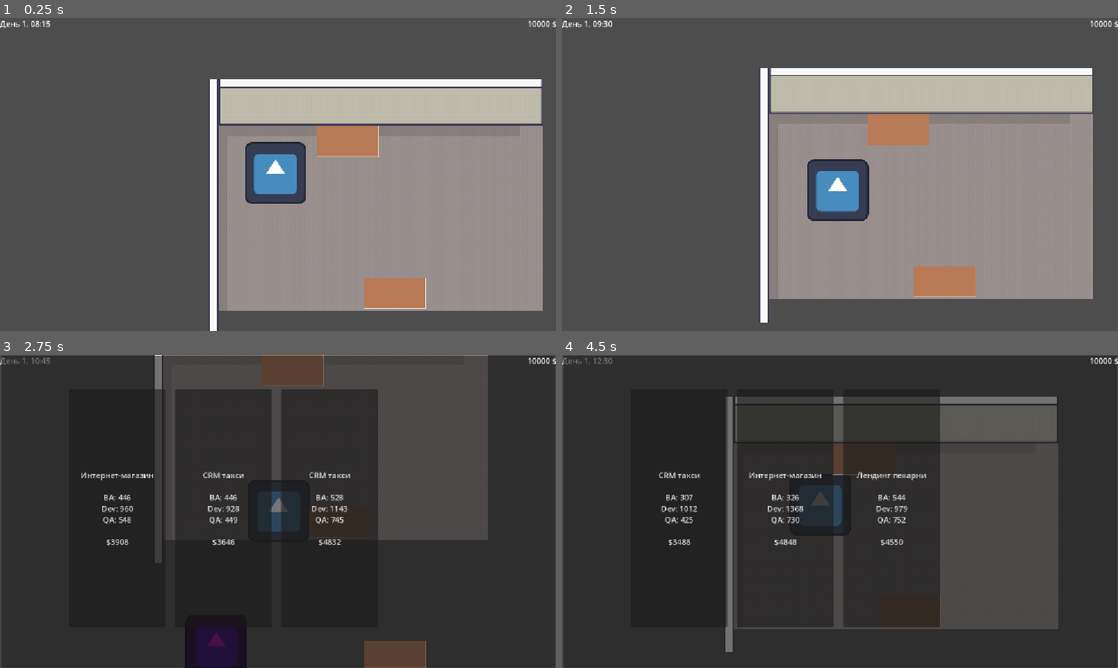
Above: before the commit, frames 1-4 (two rows, left to right).
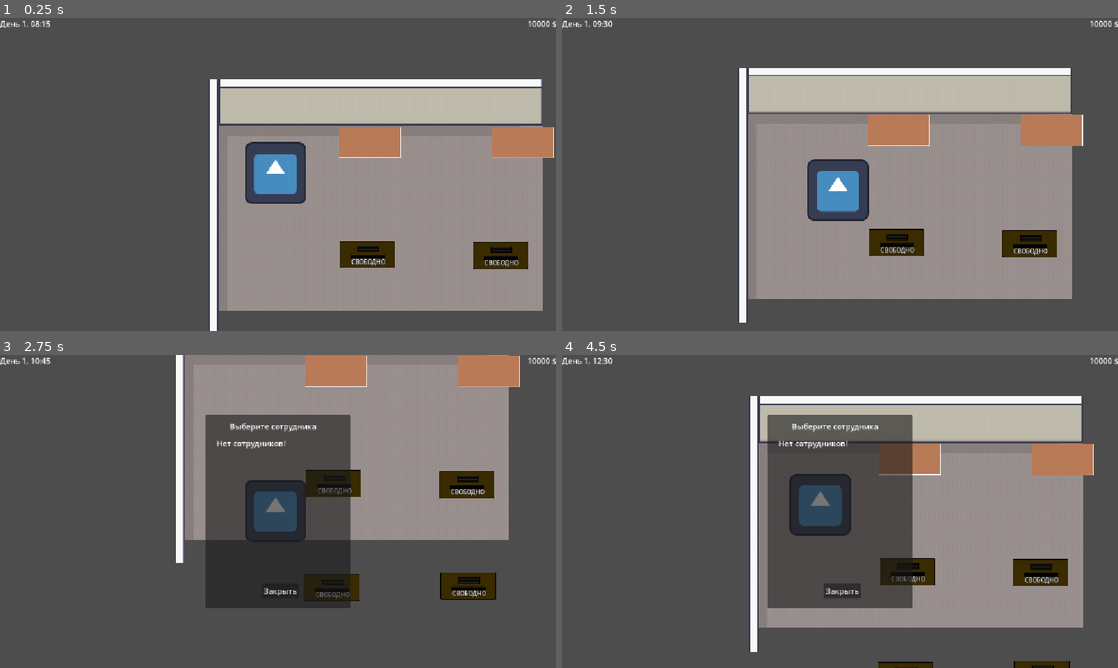
Above: after the commit, the same moments.

Repository: Escapismo69/project-manager-sim
Game: Godot game, scene res://Scenes/office.tscn
The game is run twice, just before and just after one commit, with the same random seed, the same clock (stepped at 60 frames per second) and the same inputs. This scene is started directly instead of the project's main scene. The engine's default icon, where the game draws it, is replaced by a stand-in: a white triangle on a blue panel in a dark square.
Inputs (mouse positions are in pixels of both pictures, inside the frame that each line leads up to):
- Up to frame 1 (0.25 s): no input
- Up to frame 2 (1.5 s): tap Enter at 0.5 s; hold Right (ui_right) 0.53-1.28 s; tap E (interact) at 0.6, 1.35 s; hold Down (ui_down) from 1.28 s (still down)
- Up to frame 3 (2.75 s): release Down (ui_down) at 2.03 s; hold Right (ui_right) from 2.03 s (still down); tap E (interact) at 2.1 s
- Up to frame 4 (4.5 s): release Right (ui_right) at 2.75 s; click (840, 589) at 2.75 s, where only the run after the commit has a clickable "Закрыть"; hold Up (ui_up) 3.53-4.28 s; tap E (interact) at 3.6, 4.35 s; hold Left (ui_left) from 4.28 s (still down)

The runs differ from the first frame. In frame 1, 4.7% of the frame differs, in the area x 57-100%, y 34-93%; in frame 2, 11%; in frame 3, 90%; in frame 4, 95%, in the area x 0-100%, y 0-100%.

Commit message:
Employees
employee desk
employee asign
employee sprite
employee sit

Diff:
--- /dev/null
+++ b/Scenes/AssignmentMenu.tscn
@@ -0,0 +1,54 @@
+[gd_scene load_steps=2 format=3 uid="uid://c7cwh26kidn2f"]
+
+[ext_resource type="Script" uid="uid://codpdncq5yhvn" path="res://Scripts/assignment_menu.gd" id="1_md03b"]
+
+[node name="AssignmentMenu" type="Control"]
+layout_mode = 3
+anchors_preset = 8
+anchor_left = 0.5
+anchor_top = 0.5
+anchor_right = 0.5
+anchor_bottom = 0.5
+grow_horizontal = 2
+grow_vertical = 2
+script = ExtResource("1_md03b")
+
+[node name="Panel" type="Panel" parent="."]
+layout_mode = 1
+anchors_preset = 8
+anchor_left = 0.5
+anchor_top = 0.5
+anchor_right = 0.5
+anchor_bottom = 0.5
+offset_left = -150.0
+offset_top = -200.0
+offset_right = 150.0
+offset_bottom = 200.0
+grow_horizontal = 2
+grow_vertical = 2
+
+[node name="Label" type="Label" parent="Panel"]
+layout_mode = 0
+offset_left = 50.0
+offset_top = 12.0
+offset_right = 229.0
+offset_bottom = 35.0
+text = "Выберите сотрудника"
+
+[node name="CloseButton" type="Button" parent="Panel"]
+layout_mode = 0
+offset_left = 116.0
+offset_top = 349.0
+offset_right = 193.0
+offset_bottom = 380.0
+text = "Закрыть"
+
+[node name="ScrollContainer" type="ScrollContainer" parent="Panel"]
+layout_mode = 0
+offset_left = 23.0
+offset_top = 47.0
+offset_right = 278.0
+offset_bottom = 340.0
+
+[node name="VBoxContainer" type="VBoxContainer" parent="Panel/ScrollContainer"]
+layout_mode = 2
--- /dev/null
+++ b/Scenes/EmployeeDesk.tscn
@@ -0,0 +1,35 @@
+[gd_scene load_steps=5 format=3 uid="uid://800ken273kfj"]
+
+[ext_resource type="Texture2D" uid="uid://ss4fol6h8ig2" path="res://Sprites/table_employee.png" id="1_5d7py"]
+[ext_resource type="Script" uid="uid://buoyrfwm72weh" path="res://Scripts/employee_desk.gd" id="1_68q08"]
+
+[sub_resource type="RectangleShape2D" id="RectangleShape2D_68q08"]
+size = Vector2(114, 56)
+
+[sub_resource type="LabelSettings" id="LabelSettings_eoxvh"]
+font_size = 12
+outline_size = 4
+outline_color = Color(0, 0, 0, 1)
+
+[node name="EmployeeDesk" type="StaticBody2D" groups=["desk"]]
+script = ExtResource("1_68q08")
+
+[node name="Sprite2D" type="Sprite2D" parent="."]
+texture = ExtResource("1_5d7py")
+offset = Vector2(0, -25)
+
+[node name="CollisionShape2D" type="CollisionShape2D" parent="."]
+position = Vector2(-1, -24)
+shape = SubResource("RectangleShape2D_68q08")
+
+[node name="SeatPosition" type="Marker2D" parent="."]
+position = Vector2(0, -11)
+
+[node name="NameTag" type="Label" parent="."]
+offset_left = -38.0
+offset_top = -18.0
+offset_right = 42.0
+offset_bottom = 5.0
+text = "Свободно"
+label_settings = SubResource("LabelSettings_eoxvh")
+horizontal_alignment = 1
--- a/Scenes/employee.tscn
+++ b/Scenes/employee.tscn
@@ -1,18 +1,27 @@
-[gd_scene load_steps=4 format=3 uid="uid://cflkasxjj8bho"]
+[gd_scene load_steps=5 format=3 uid="uid://cflkasxjj8bho"]
 
 [ext_resource type="Script" uid="uid://dxspg3isan3ai" path="res://Scripts/employee.gd" id="1_6uwtv"]
-[ext_resource type="Texture2D" uid="uid://cigk5mudc8s7r" path="res://icon.svg" id="1_ftex2"]
+[ext_resource type="Texture2D" uid="uid://4buv0qgg5k3g" path="res://Sprites/body.png" id="2_lgou1"]
+[ext_resource type="Texture2D" uid="uid://drullksrk05my" path="res://Sprites/head.png" id="3_fbqp8"]
 
 [sub_resource type="RectangleShape2D" id="RectangleShape2D_6uwtv"]
-size = Vector2(127, 131)
+size = Vector2(45, 116.5)
 
 [node name="Employee" type="CharacterBody2D" groups=["npc"]]
 script = ExtResource("1_6uwtv")
 
-[node name="Sprite2D" type="Sprite2D" parent="."]
-position = Vector2(64, 65)
-texture = ExtResource("1_ftex2")
+[node name="Visuals" type="Node2D" parent="."]
+
+[node name="Body" type="Sprite2D" parent="Visuals"]
+position = Vector2(-24, 2)
+texture = ExtResource("2_lgou1")
+centered = false
+offset = Vector2(0, -84)
+
+[node name="Head" type="Sprite2D" parent="Visuals/Body"]
+position = Vector2(23, -94)
+texture = ExtResource("3_fbqp8")
 
 [node name="CollisionShape2D" type="CollisionShape2D" parent="."]
-position = Vector2(65.5, 64.5)
+position = Vector2(0, -58)
 shape = SubResource("RectangleShape2D_6uwtv")
--- a/Scenes/hud.tscn
+++ b/Scenes/hud.tscn
@@ -1,10 +1,11 @@
-[gd_scene load_steps=6 format=3 uid="uid://l6ojv8bflski"]
+[gd_scene load_steps=7 format=3 uid="uid://l6ojv8bflski"]
 
 [ext_resource type="Script" uid="uid://ds4gl2e7xqwwc" path="res://Scripts/hud.gd" id="1_e0onf"]
 [ext_resource type="PackedScene" uid="uid://ciautqikan3tu" path="res://Scenes/project_window.tscn" id="2_fccik"]
 [ext_resource type="PackedScene" uid="uid://cm0p2pu0821ay" path="res://Scenes/HiringMenu.tscn" id="2_t1xeu"]
 [ext_resource type="PackedScene" uid="uid://ydl7ldgl5qyc" path="res://Scenes/employee_selector.tscn" id="3_bjfho"]
 [ext_resource type="PackedScene" uid="uid://dum7oe0xx61nt" path="res://Scenes/ProjectSelectionUI.tscn" id="4_6fbih"]
+[ext_resource type="PackedScene" uid="uid://c7cwh26kidn2f" path="res://Scenes/AssignmentMenu.tscn" id="6_36asn"]
 
 [node name="HUD" type="CanvasLayer" groups=["ui"]]
 script = ExtResource("1_e0onf")
@@ -72,4 +73,7 @@
 [node name="HiringMenu" parent="." instance=ExtResource("2_t1xeu")]
 visible = false
 
+[node name="AssignmentMenu" parent="." instance=ExtResource("6_36asn")]
+visible = false
+
 [connection signal="pressed" from="Panel/VBoxContainer/Button" to="." method="_on_close_button_pressed"]
--- a/Scenes/office.tscn
+++ b/Scenes/office.tscn
@@ -1,13 +1,11 @@
-[gd_scene load_steps=13 format=4 uid="uid://kr52uj1nuu18"]
+[gd_scene load_steps=11 format=4 uid="uid://kr52uj1nuu18"]
 
 [ext_resource type="Script" uid="uid://8l1llj5ucpfe" path="res://Scripts/office.gd" id="1_2vylc"]
 [ext_resource type="Texture2D" uid="uid://0nlcxe4m5eup" path="res://Room_Builder_free_48x48.png" id="1_llmbb"]
 [ext_resource type="PackedScene" uid="uid://cebrvtrf38laf" path="res://Scenes/player.tscn" id="2_vggx3"]
-[ext_resource type="PackedScene" uid="uid://cflkasxjj8bho" path="res://Scenes/employee.tscn" id="3_vggx3"]
-[ext_resource type="Resource" uid="uid://dup2eca1wy13t" path="res://Resources/Employees/vasya.tres" id="4_2jlrf"]
-[ext_resource type="Resource" uid="uid://dus1xsbnbrrgc" path="res://Resources/Employees/lena.tres" id="5_7xo7e"]
 [ext_resource type="PackedScene" uid="uid://l6ojv8bflski" path="res://Scenes/hud.tscn" id="6_7xo7e"]
 [ext_resource type="PackedScene" uid="uid://cmjsjpufedl22" path="res://Scenes/ComputerDesk.tscn" id="7_eqlnk"]
+[ext_resource type="PackedScene" uid="uid://800ken273kfj" path="res://Scenes/EmployeeDesk.tscn" id="8_2vylc"]
 [ext_resource type="PackedScene" uid="uid://bwgwnl47ai4v6" path="res://Scenes/BossDesk.tscn" id="8_o84nh"]
 [ext_resource type="PackedScene" uid="uid://rn7ywspbl6ht" path="res://Scenes/hr_desk.tscn" id="10_4luf0"]
 
@@ -279,33 +277,39 @@
 sources/0 = SubResource("TileSetAtlasSource_cumm5")
 
 [node name="Office" type="Node2D"]
+z_as_relative = false
 script = ExtResource("1_2vylc")
 
 [node name="TileMapLayer" type="TileMapLayer" parent="."]
+z_index = -10
 tile_map_data = PackedByteArray("AAAAAAAAAAAOAAUAAAABAAAAAAAPAAUAAAACAAAAAAAPAAUAAAADAAAAAAAPAAUAAAAEAAAAAAAPAAUAAAAFAA …(2336 unchanged characters)…
 tile_set = SubResource("TileSet_2jlrf")
 
 [node name="Player" parent="." groups=["NPC"] instance=ExtResource("2_vggx3")]
 position = Vector2(120, 98)
 
-[node name="Employee" parent="." instance=ExtResource("3_vggx3")]
-position = Vector2(46, 537)
-data = ExtResource("4_2jlrf")
-
-[node name="Employee2" parent="." instance=ExtResource("3_vggx3")]
-position = Vector2(928, 159)
-data = ExtResource("5_7xo7e")
-
 [node name="HUD" parent="." instance=ExtResource("6_7xo7e")]
 
 [node name="ComputerDesk" parent="." instance=ExtResource("7_eqlnk")]
-position = Vector2(268, 33)
+position = Vector2(313, 34)
 
 [node name="BossDesk" parent="." instance=ExtResource("8_o84nh")]
-position = Vector2(365, 347)
+position = Vector2(630, 35)
 
 [node name="SpawnPoint" type="Marker2D" parent="."]
 position = Vector2(1099, 818)
 
 [node name="HrDesk" parent="." instance=ExtResource("10_4luf0")]
-position = Vector2(414, 589)
+position = Vector2(933, 1)
+
+[node name="EmployeeDesk" parent="." instance=ExtResource("8_2vylc")]
+position = Vector2(308, 292)
+
+[node name="EmployeeDesk2" parent="." instance=ExtResource("8_2vylc")]
+position = Vector2(584, 294)
+
+[node name="EmployeeDesk4" parent="." instance=ExtResource("8_2vylc")]
+position = Vector2(587, 504)
+
+[node name="EmployeeDesk3" parent="." instance=ExtResource("8_2vylc")]
+position = Vector2(304, 507)
--- a/Scenes/player.tscn
+++ b/Scenes/player.tscn
@@ -7,7 +7,7 @@
 size = Vector2(125, 124)
 
 [sub_resource type="CircleShape2D" id="CircleShape2D_cvnsp"]
-radius = 150.0
+radius = 87.39
 
 [node name="Player" type="CharacterBody2D"]
 position = Vector2(163, 200)
--- /dev/null
+++ b/Scripts/assignment_menu.gd
@@ -0,0 +1,74 @@
+extends Control
+
+# Ссылка на стол, который сейчас ждет заселения
+var target_desk = null
+
+@onready var container = $Panel/ScrollContainer/VBoxContainer
+@onready var close_btn = $Panel/CloseButton
+
+func _ready():
+	visible = false
+	close_btn.pressed.connect(_on_close_pressed)
+
+func _on_close_pressed():
+	visible = false
+	target_desk = null
+
+# Эту функцию вызывает Стол
+func open_assignment_list(desk_node):
+	target_desk = desk_node # Запоминаем, какой стол открыл меню
+	refresh_list()
+	visible = true
+
+func refresh_list():
+	# 1. Очищаем старые кнопки
+	for child in container.get_children():
+		child.queue_free()
+
+	# 2. Ищем всех сотрудников в игре (группа "npc")
+	var all_npcs = get_tree().get_nodes_in_group("npc")
+
+	var found_any = false
+
+	for npc in all_npcs:
+		# Проверяем, есть ли у NPC данные
+		if npc.data:
+			# ТУТ ХИТРОСТЬ: Нам нужно знать, занят ли он уже.
+			# Пока у нас нет переменной "assigned_desk" внутри EmployeeData.
+			# Но мы можем проверить это позже. Сейчас выведем ВСЕХ.
+
+			create_button_for(npc)
+			found_any = true
+
+	if not found_any:
+		var lbl = Label.new()
+		lbl.text = "Нет сотрудников!"
+		container.add_child(lbl)
+
+# Создаем кнопку для конкретного человека
+func create_button_for(npc_node):
+	var btn = Button.new()
+	btn.text = npc_node.data.employee_name + " (" + npc_node.data.job_title + ")"
+	btn.alignment = HORIZONTAL_ALIGNMENT_LEFT
+
+	# Подключаем нажатие. Передаем саму ноду NPC
+	btn.pressed.connect(_on_employee_selected.bind(npc_node))
+
+	container.add_child(btn)
+
+# Когда нажали на имя в списке
+func _on_employee_selected(npc_node):
+	if target_desk:
+		# 1. Говорим столу: "Забирай данные этого парня"
+		target_desk.assign_employee(npc_node.data)
+
+		# 2. ТЕЛЕПОРТАЦИЯ (Самое важное!)
+		# Перемещаем спрайт сотрудника в точку стула
+		# Используем global_position для точности
+		npc_node.global_position = target_desk.seat_point.global_position
+		npc_node.z_index = -1
+		npc_node.set_physics_process(false)
+		print("Сотрудник пересажен!")
+
+	# Закрываем меню
+	visible = false
--- a/Scripts/employee.gd
+++ b/Scripts/employee.gd
@@ -1,36 +1,56 @@
 extends CharacterBody2D
 
-# Пустой слот под данные
 @export var data: EmployeeData
 
-@onready var sprite = $Sprite2D # Убедись, что у тебя есть этот узел
+# Новые ссылки на части тела
+@onready var body_sprite = $Visuals/Body
+@onready var head_sprite = $Visuals/Body/Head
 
 func _ready():
-	# 1. АВТОМАТИЧЕСКИ добавляем в группу NPC (важно для зарплат!)
 	add_to_group("npc")
-
-	# Если данные уже есть (выдали в редакторе, как Васе), красим сразу
+	start_breathing_animation()
 	if data:
 		update_visuals()
 
-# 2. ФУНКЦИЯ НАЙМА (ее будет вызывать кнопка "Нанять")
+
+func start_breathing_animation():
+	if not body_sprite: return
+
+	# Создаем Tween (это встроенный аниматор Godot)
+	var tween = create_tween()
+
+	# Говорим ему: "Повторяй бесконечно"
+	tween.set_loops()
+
+	# Рандомная задержка старта, чтобы все сотрудники не дышали синхронно как роботы
+	tween.tween_interval(randf_range(0.0, 1.0))
+
+	# ВДОХ: Чуть вытягиваемся вверх (Scale Y > 1, Scale X < 1)
+	# Время: 1.5 секунды. Переход: Sine (плавный)
+	tween.tween_property(body_sprite, "scale", Vector2(0.98, 1.02), 1.5).set_trans(Tween.TRANS_SINE)
+
+	# ВЫДОХ: Чуть сплющиваемся (Scale Y < 1, Scale X > 1)
+	tween.tween_property(body_sprite, "scale", Vector2(1.02, 0.98), 1.5).set_trans(Tween.TRANS_SINE)
+
 func setup_employee(new_data: EmployeeData):
 	data = new_data
 	update_visuals()
 
-# Обновление внешнего вида
 func update_visuals():
-	if not sprite: return # Защита, если спрайта нет
+	# Если спрайты еще не загрузились - выходим
+	if not body_sprite or not head_sprite: return
 
-	# Твоя логика покраски
-	if data.job_title == "Backend Lead" or data.job_title == "Backend Developer":
-		modulate = Color.DARK_MAGENTA
+	# Красим ТОЛЬКО одежду (тело) в зависимости от роли
+	# Голову оставляем как есть (цвет кожи)
+	if data.job_title == "Backend Developer":
+		body_sprite.self_modulate = Color(0.4, 0.4, 1.0) # Синий пиджак
 	elif data.job_title == "Business Analyst":
-		modulate = Color.ORANGE
+		body_sprite.self_modulate = Color(1.0, 0.4, 0.4) # Красный пиджак
+	elif data.job_title == "QA Engineer":
+		body_sprite.self_modulate = Color(0.4, 1.0, 0.4) # Зеленый пиджак
 	else:
-		modulate = Color.GREEN
+		body_sprite.modulate = Color.WHITE
 
-# 3. ВЗАИМОДЕЙСТВИЕ (чтобы смотреть карточку)
 func interact():
 	var hud = get_tree().get_first_node_in_group("ui")
 	if hud and data:
--- /dev/null
+++ b/Scripts/employee_desk.gd
@@ -0,0 +1,51 @@
+extends StaticBody2D
+
+# Данные сотрудника, который тут сидит (если null - стол свободен)
+var assigned_employee: EmployeeData = null
+
+# Ссылки на узлы
+@onready var name_tag = $NameTag
+@onready var seat_point = $SeatPosition # Точка, куда мы телепортируем человека
+
+func _ready():
+	# При старте обновляем табличку
+	update_desk_visuals()
+
+# Эту функцию вызывает Игрок через interact()
+func interact():
+	print("Игрок трогает стол...")
+
+	if assigned_employee:
+		# Если занято - пока просто пишем в консоль
+		print("Этот стол занят: ", assigned_employee.employee_name)
+		# Тут потом можно сделать меню увольнения/снятия со стола
+	else:
+		# Если свободно - открываем меню назначения
+		print("Стол свободен. Открываем список бомжей...")
+		var hud = get_tree().get_first_node_in_group("ui")
+		if hud:
+			# Ищем наше будущее меню (мы его сейчас создадим)
+			var menu = hud.get_node_or_null("AssignmentMenu")
+			if menu:
+				# Передаем меню ссылку на ЭТОТ стол (self),
+				# чтобы меню знало, кого заселять
+				menu.open_assignment_list(self)
+			else:
+				print("ОШИБКА: AssignmentMenu не найдено в HUD!")
+
+# Эту функцию вызовет Меню, когда мы выберем человека
+func assign_employee(data: EmployeeData):
+	assigned_employee = data
+	update_desk_visuals()
+
+	# --- ГЛАВНАЯ МАГИЯ ---
+	# Нам нужно найти физическое тело этого сотрудника в мире и посадить его сюда
+	# Но пока просто настроим стол. Перемещение добавим следующим шагом.
+
+func update_desk_visuals():
+	if assigned_employee:
+		name_tag.text = assigned_employee.employee_name
+		name_tag.modulate = Color.GREEN # Зеленый текст
+	else:
+		name_tag.text = "СВОБОДНО"
+		name_tag.modulate = Color.WHITE
Not shown, added: Scripts/assignment_menu.gd.uid
Not shown, added: Scripts/employee_desk.gd.uid
Binary file added: Sprites/body.png
Not shown, added: Sprites/body.png.import
Binary file added: Sprites/head.png
Not shown, added: Sprites/head.png.import
Binary file added: Sprites/table_employee.png
Not shown, added: Sprites/table_employee.png.import
